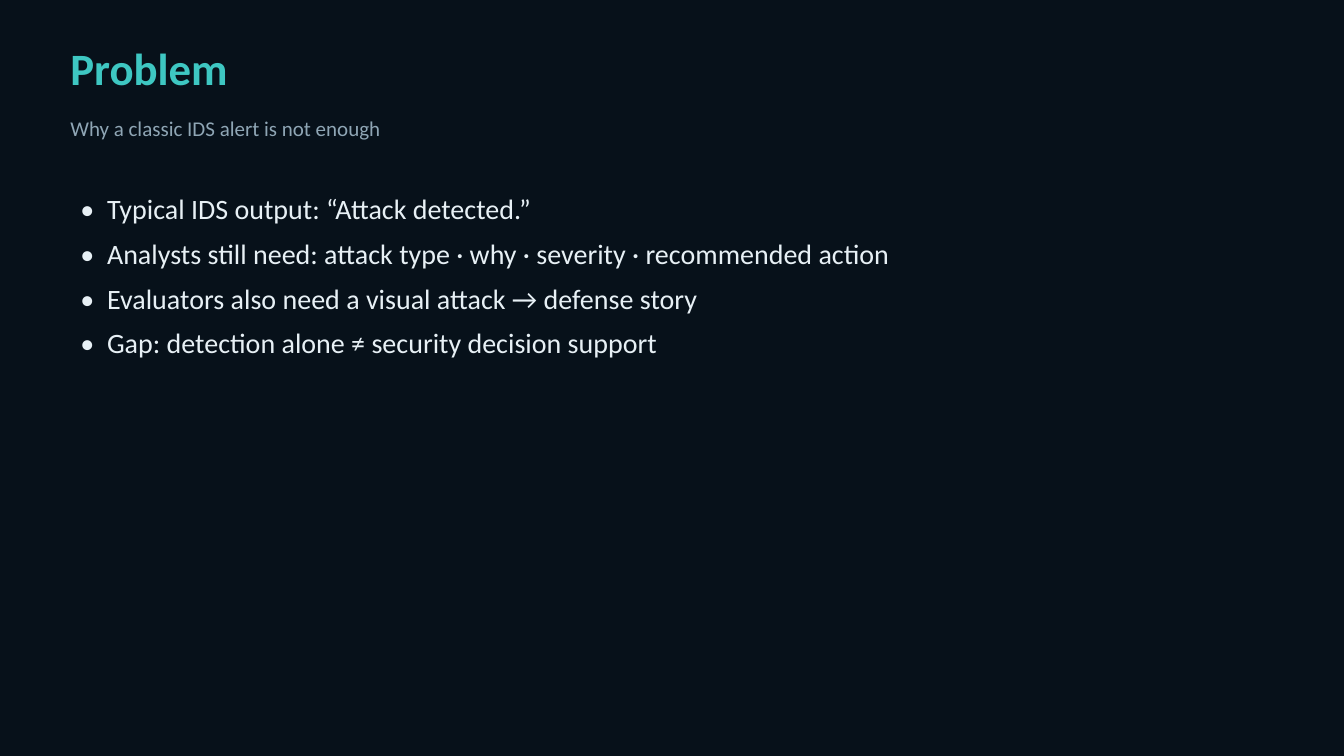
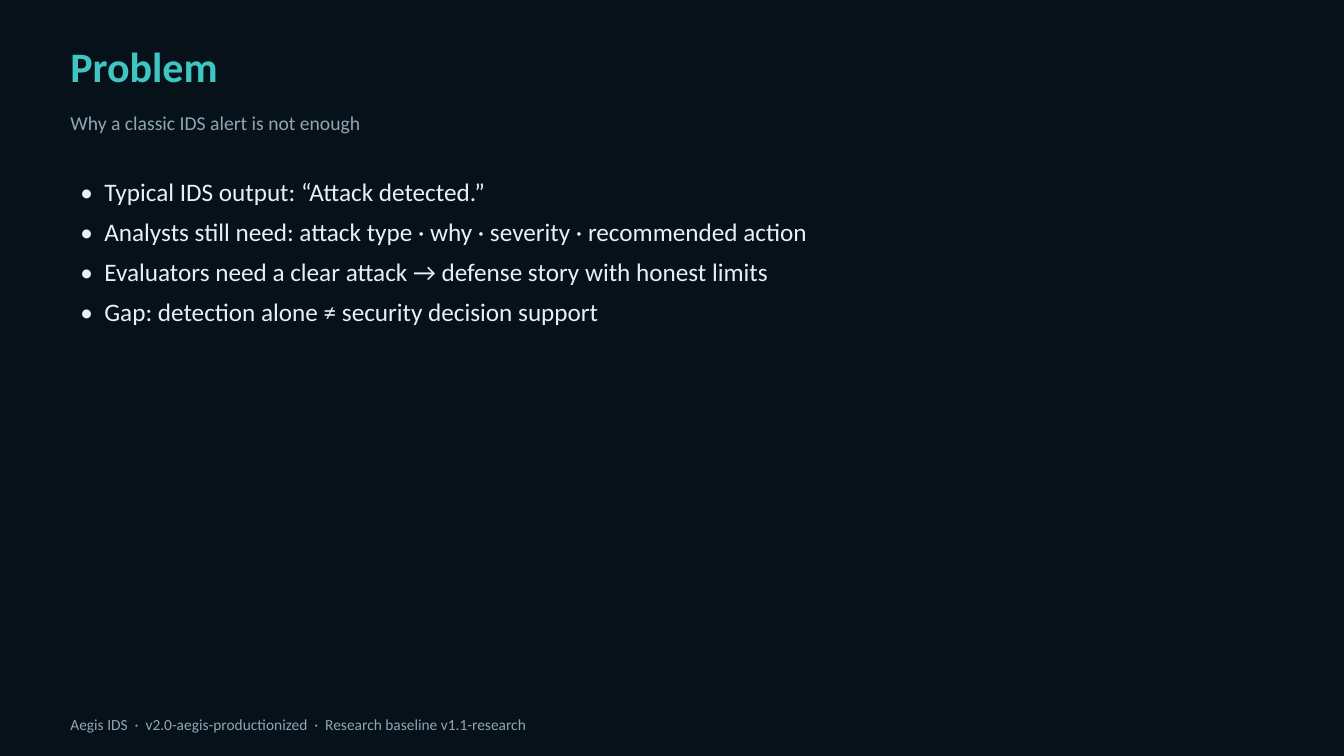
Before and after one commit to Dolendra/Intelligent-Machine-Learning-Based-Intrusion-Detection-and-Attack-Defense-Simulation-System, a slide deck: slide 2 of docs/Aegis_IDS_Viva_Presentation.pptx. Drawn at 1344x756 pixels with LibreOffice and Linux fonts; fonts in the diff are those of the drawing. Boxes give left, top, right and bottom in pixels: in the first picture for what was removed or moved away, otherwise in the second. Text is boxed around its words. In the diff, an @@ line names an element or a change of style, - is before the commit and + after.

```diff
--- a/docs/Aegis_IDS_Viva_Presentation.pptx
+++ b/docs/Aegis_IDS_Viva_Presentation.pptx
@@ text "Problem" at (70,52,217,83): size 32 to 30 pt @@
@@ text "Why a classic IDS alert ..." at (70,116,360,134): size 15 to 14 pt @@
@@ text "• Typical IDS output: “Attack ...": place and size @@
-text "• Typical IDS output: “Attack ..." at (107,199,889,358)
+text "• Typical IDS output: “Attack ..." at (104,183,806,325)
@@ text at (104,183,806,325): size 20 to 18 pt in "• Typical IDS output: “Attack detected.”", "• Analysts still need: attack type · ...", "• Gap: detection alone ≠ security decision ..."; less space between paragraphs @@
@@ text at (104,263,768,285): text changed; size 20 to 18 pt @@
-• Evaluators also need a visual attack → defense story
+• Evaluators need a clear attack → defense story with honest limits
@@ text added at (70,719,526,733), 11 pt, text #8FA6B5 @@
+Aegis IDS · v2.0-aegis-productionized · Research baseline v1.1-research
```
Also in this commit, not shown: 3 other slides changed, 14 slides added, 11 slides removed, 3 other files.
